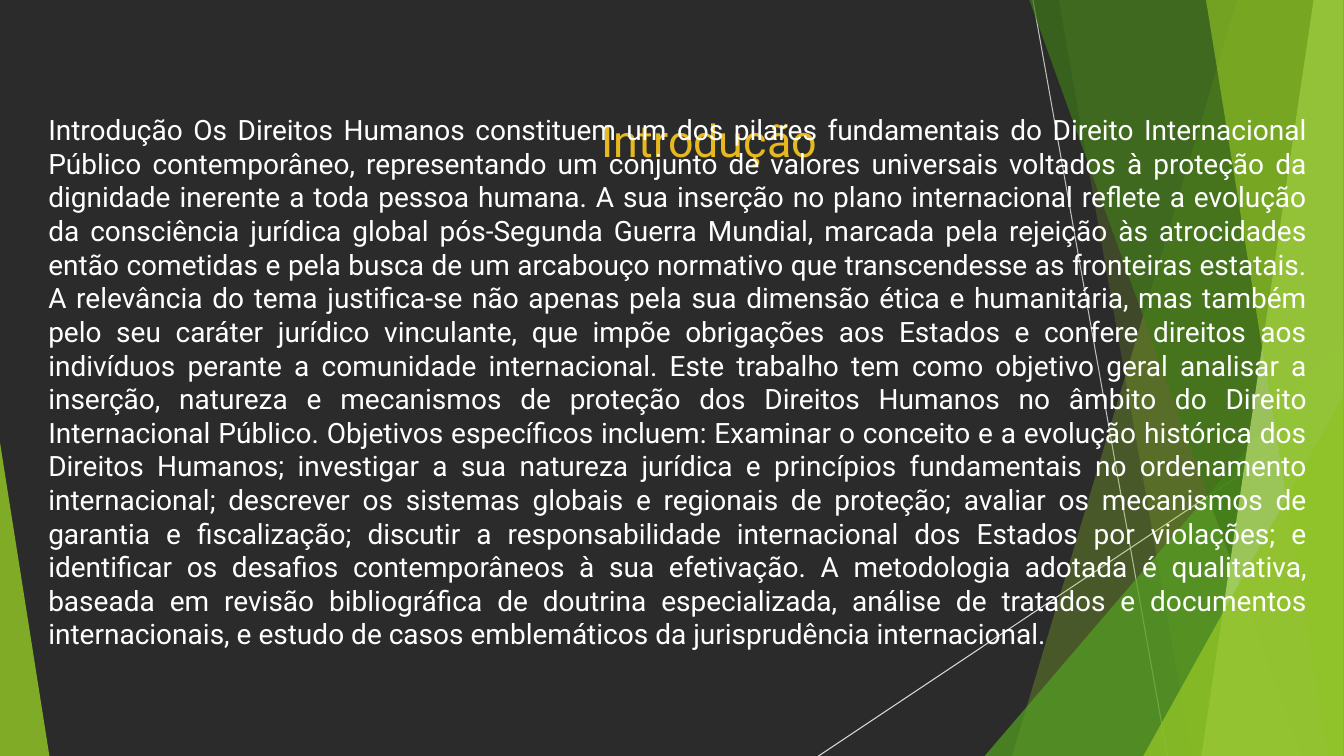
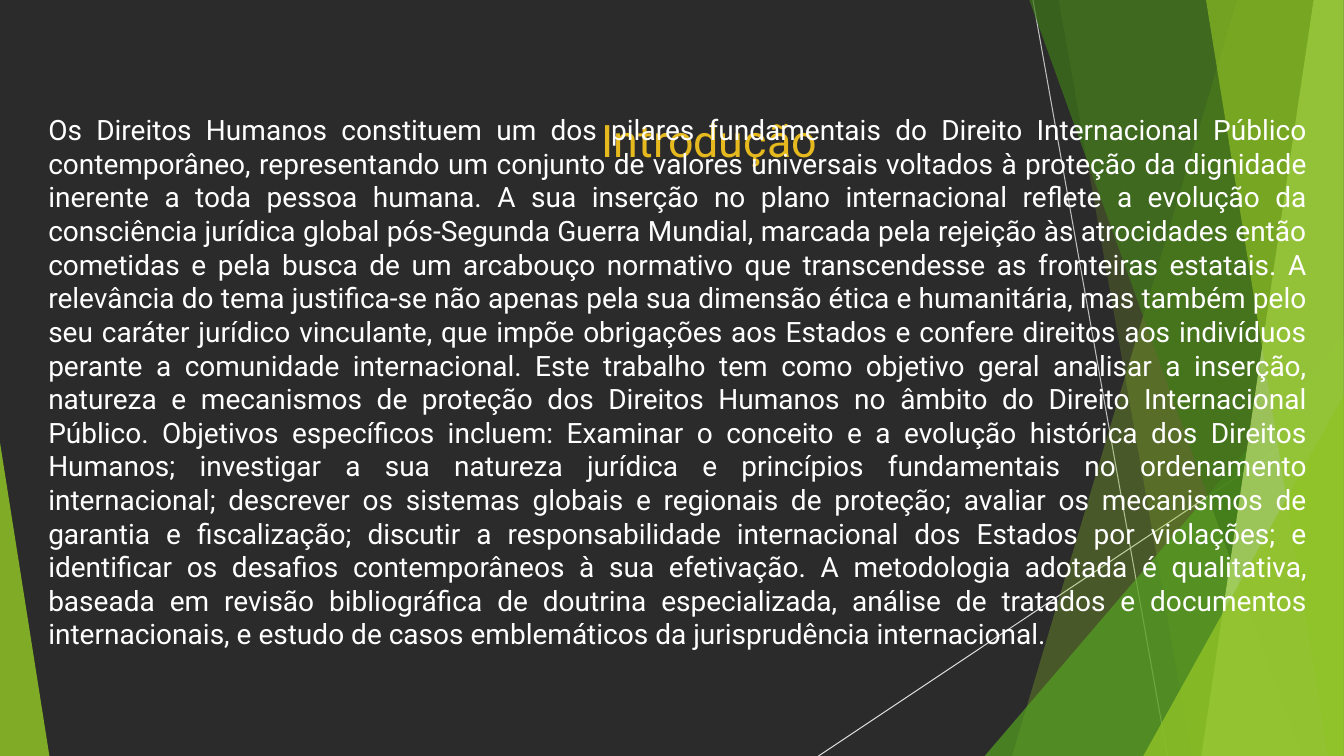
Before and after one commit to freireelvis/urls, a slide deck: slide 2 of aprs_dirint_direitoshumanos.pptx. Drawn at 1344x756 pixels with LibreOffice and Linux fonts; fonts in the diff are those of the drawing; background and template pictures are left out; a plain dark background stands for a picture behind light text. Boxes give left, top, right and bottom in pixels: in the first picture for what was removed or moved away, otherwise in the second. Text is boxed around its words. In the diff, an @@ line names an element or a change of style, - is before the commit and + after.

```diff
--- a/aprs_dirint_direitoshumanos.pptx
+++ b/aprs_dirint_direitoshumanos.pptx
@@ text at (48,114,1307,652): text changed @@
-Introdução Os Direitos Humanos constituem um dos pilares fundamentais do Direito Internacional Público contemporâneo, representando um conjunto de valores universais voltados à proteção da dignidade inerente a toda pessoa humana. A sua inserção no plano internacional reflete a evolução da consciência jurídica global pós-Segunda Guerra Mundial, marcada pela rejeição às atrocidades então cometidas e pela busca de um arcabouço normativo que transcendesse as fronteiras estatais. A relevância do tema justifica-se não apenas pela sua dimensão ética e humanitária, mas também pelo seu caráter jurídico vinculante, que impõe obrigações aos Estados e confere direitos aos indivíduos perante a comunidade internacional. Este trabalho tem como objetivo geral analisar a inserção, natureza e mecanismos de proteção dos Direitos Humanos no âmbito do Direito Internacional Público. Objetivos específicos incluem: Examinar o conceito e a evolução histórica dos Direitos Humanos; investigar a sua natureza jurídica e princípios fundamentais no ordenamento internacional; descrever os sistemas globais e regionais de proteção; avaliar os mecanismos de garantia e fiscalização; discutir a responsabilidade internacional dos Estados por violações; e identificar os desafios contemporâneos à sua efetivação. A metodologia adotada é qualitativa, baseada em revisão bibliográfica de doutrina especializada, análise de tratados e documentos internacionais, e estudo de casos emblemáticos da jurisprudência internacional.
+Os Direitos Humanos constituem um dos pilares fundamentais do Direito Internacional Público contemporâneo, representando um conjunto de valores universais voltados à proteção da dignidade inerente a toda pessoa humana. A sua inserção no plano internacional reflete a evolução da consciência jurídica global pós-Segunda Guerra Mundial, marcada pela rejeição às atrocidades então cometidas e pela busca de um arcabouço normativo que transcendesse as fronteiras estatais. A relevância do tema justifica-se não apenas pela sua dimensão ética e humanitária, mas também pelo seu caráter jurídico vinculante, que impõe obrigações aos Estados e confere direitos aos indivíduos perante a comunidade internacional. Este trabalho tem como objetivo geral analisar a inserção, natureza e mecanismos de proteção dos Direitos Humanos no âmbito do Direito Internacional Público. Objetivos específicos incluem: Examinar o conceito e a evolução histórica dos Direitos Humanos; investigar a sua natureza jurídica e princípios fundamentais no ordenamento internacional; descrever os sistemas globais e regionais de proteção; avaliar os mecanismos de garantia e fiscalização; discutir a responsabilidade internacional dos Estados por violações; e identificar os desafios contemporâneos à sua efetivação. A metodologia adotada é qualitativa, baseada em revisão bibliográfica de doutrina especializada, análise de tratados e documentos internacionais, e estudo de casos emblemáticos da jurisprudência internacional.
```
Also in this commit, not shown: 1 other slide changed.
